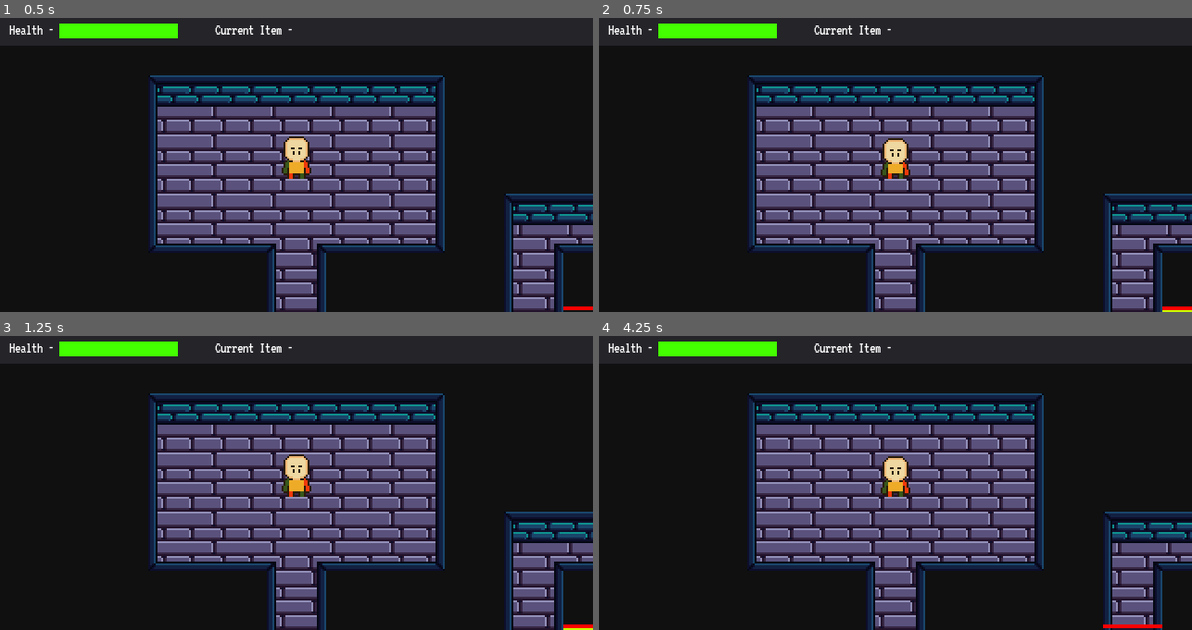
Above: before the commit, frames 1-4 (two rows, left to right).
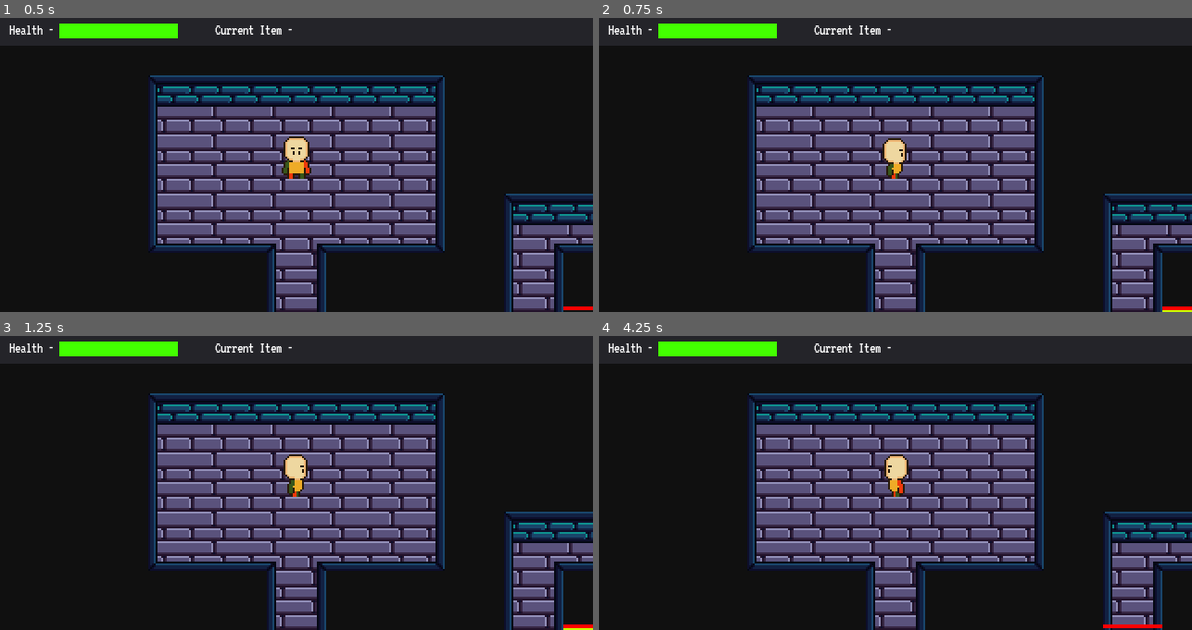
Above: after the commit, the same moments.

Repository: Nairu/CGJ-2019
Game: Godot game, scene res://Scenes/Level1.tscn
Same seed, same stepped clock (60 frames per second), same inputs: the game is played once before the commit and once after it.
Inputs:
- Up to frame 1 (0.5 s): no input
- Up to frame 2 (0.75 s): hold Right (right) from 0.53 s (still down); tap Space (space) at 0.6 s
- Up to frame 3 (1.25 s): keep holding Right (right)
- Up to frame 4 (4.25 s): release Right (right) at 1.28 s; hold Down (down) 1.28-2.03 s; tap Space (space) every 0.75 s from 1.35 to 3.6 s; hold Right (right) 2.03-2.78 s; hold Up (up) 2.78-3.53 s; tap Enter at 3.5 s; hold Left (left) from 3.53 s (still down)

Frame 1 is identical in both runs. In frame 2, 0.3% of the frame differs, in the area x 47-53%, y 40-55%; in frame 3, 0.3%; in frame 4, 0.4%.

Commit message:
Finished player animation, pushing for Niallllllll

Diff:
--- a/CGJ-2019/Player/Player.gd
+++ b/CGJ-2019/Player/Player.gd
@@ -21,9 +21,10 @@
 func _ready():
 	ui.visible = true
 
+
 func _process(delta):
-	if not tween.is_active() and $Sprite/AnimationPlayer.current_animation != "idle_down":
-		$Sprite/AnimationPlayer.play("idle-down")
+	if not tween.is_active():
+		set_idle()
 
 func _input(event):
 	var triggered_enemies = false
@@ -74,28 +75,24 @@
 		triggered_enemies = true
 		if direction != ProjectGlobals.CARDINALITY.West:
 			direction = ProjectGlobals.CARDINALITY.West
-			$Sprite.frame = 6
 		else:
 			try_move(-1, 0)
 	if event.is_action("right"):
 		triggered_enemies = true
 		if direction != ProjectGlobals.CARDINALITY.East:
 			direction = ProjectGlobals.CARDINALITY.East
-			$Sprite.frame = 18
 		else:
 			try_move(1, 0)
 	if event.is_action("up"):
 		triggered_enemies = true
 		if direction != ProjectGlobals.CARDINALITY.North:
 			direction = ProjectGlobals.CARDINALITY.North
-			$Sprite.frame = 12
 		else:
 			try_move(0, -1)
 	if event.is_action("down"):
 		triggered_enemies = true
 		if direction != ProjectGlobals.CARDINALITY.South:
 			direction = ProjectGlobals.CARDINALITY.South
-			$Sprite.frame = 24
 		else:
 			try_move(0, 1)
 
@@ -132,7 +129,7 @@
 
 		tween.interpolate_property(self, "position", position, target_position, 0.35, Tween.TRANS_LINEAR, Tween.EASE_IN_OUT)
 		tween.start()
-		$Sprite/AnimationPlayer.play("move-down")
+		set_walking()
 
 func take_damage(damage):
 	var label_instance = pop_label.instance()
@@ -170,3 +167,33 @@
 	current_health = min(max_health, current_health + damage)
 	var health_percentage = float(current_health) / float(max_health)
 	ui.set_health(health_percentage)
+
+func set_idle():
+	match direction:
+		ProjectGlobals.CARDINALITY.North:
+			if $Sprite/AnimationPlayer.current_animation != "idle-up":
+				$Sprite/AnimationPlayer.play("idle-up")
+		ProjectGlobals.CARDINALITY.South:
+			if $Sprite/AnimationPlayer.current_animation != "idle_down":
+				$Sprite/AnimationPlayer.play("idle-down")
+		ProjectGlobals.CARDINALITY.East:
+			if $Sprite/AnimationPlayer.current_animation != "idle-right":
+				$Sprite/AnimationPlayer.play("idle-right")
+		ProjectGlobals.CARDINALITY.West:
+			if $Sprite/AnimationPlayer.current_animation != "idle-left":
+				$Sprite/AnimationPlayer.play("idle-left")
+
+func set_walking():
+	match direction:
+		ProjectGlobals.CARDINALITY.North:
+			if $Sprite/AnimationPlayer.current_animation != "move-up":
+				$Sprite/AnimationPlayer.play("move-up")
+		ProjectGlobals.CARDINALITY.South:
+			if $Sprite/AnimationPlayer.current_animation != "move_down":
+				$Sprite/AnimationPlayer.play("move-down")
+		ProjectGlobals.CARDINALITY.East:
+			if $Sprite/AnimationPlayer.current_animation != "move-right":
+				$Sprite/AnimationPlayer.play("move-right")
+		ProjectGlobals.CARDINALITY.West:
+			if $Sprite/AnimationPlayer.current_animation != "move-left":
+				$Sprite/AnimationPlayer.play("move-left")
--- a/CGJ-2019/Player/Player.tscn
+++ b/CGJ-2019/Player/Player.tscn
@@ -23,6 +23,54 @@
 "values": [ 0, 1, 2, 2 ]
 }
 
+[sub_resource type="Animation" id=7]
+resource_name = "idle-left"
+length = 0.7
+tracks/0/type = "value"
+tracks/0/path = NodePath(".:frame")
+tracks/0/interp = 1
+tracks/0/loop_wrap = true
+tracks/0/imported = false
+tracks/0/enabled = true
+tracks/0/keys = {
+"times": PoolRealArray( 0, 0.2, 0.4, 0.6 ),
+"transitions": PoolRealArray( 1, 1, 1, 1 ),
+"update": 1,
+"values": [ 6, 7, 8, 9 ]
+}
+
+[sub_resource type="Animation" id=8]
+resource_name = "idle-right"
+length = 0.7
+tracks/0/type = "value"
+tracks/0/path = NodePath(".:frame")
+tracks/0/interp = 1
+tracks/0/loop_wrap = true
+tracks/0/imported = false
+tracks/0/enabled = true
+tracks/0/keys = {
+"times": PoolRealArray( 0, 0.2, 0.4, 0.6 ),
+"transitions": PoolRealArray( 1, 1, 1, 1 ),
+"update": 1,
+"values": [ 18, 19, 20, 21 ]
+}
+
+[sub_resource type="Animation" id=9]
+resource_name = "idle-up"
+length = 0.7
+tracks/0/type = "value"
+tracks/0/path = NodePath(".:frame")
+tracks/0/interp = 1
+tracks/0/loop_wrap = true
+tracks/0/imported = false
+tracks/0/enabled = true
+tracks/0/keys = {
+"times": PoolRealArray( 0, 0.2, 0.4, 0.6 ),
+"transitions": PoolRealArray( 1, 1, 1, 1 ),
+"update": 1,
+"values": [ 12, 13, 14, 15 ]
+}
+
 [sub_resource type="Animation" id=3]
 resource_name = "move-down"
 length = 0.35
@@ -39,6 +87,57 @@
 "transitions": PoolRealArray( 1, 1, 1, 1 ),
 "update": 1,
 "values": [ 26, 27, 28, 27 ]
+}
+
+[sub_resource type="Animation" id=4]
+resource_name = "move-left"
+length = 0.35
+loop = true
+tracks/0/type = "value"
+tracks/0/path = NodePath(".:frame")
+tracks/0/interp = 1
+tracks/0/loop_wrap = true
+tracks/0/imported = false
+tracks/0/enabled = true
+tracks/0/keys = {
+"times": PoolRealArray( 0, 0.1, 0.2, 0.3 ),
+"transitions": PoolRealArray( 1, 1, 1, 1 ),
+"update": 1,
+"values": [ 32, 33, 34, 32 ]
+}
+
+[sub_resource type="Animation" id=5]
+resource_name = "move-right"
+length = 0.35
+loop = true
+tracks/0/type = "value"
+tracks/0/path = NodePath(".:frame")
+tracks/0/interp = 1
+tracks/0/loop_wrap = true
+tracks/0/imported = false
+tracks/0/enabled = true
+tracks/0/keys = {
+"times": PoolRealArray( 0, 0.1, 0.2, 0.3, 1 ),
+"transitions": PoolRealArray( 1, 1, 1, 1, 1 ),
+"update": 1,
+"values": [ 44, 45, 46, 45, 40 ]
+}
+
+[sub_resource type="Animation" id=6]
+resource_name = "move-up"
+length = 0.35
+loop = true
+tracks/0/type = "value"
+tracks/0/path = NodePath(".:frame")
+tracks/0/interp = 1
+tracks/0/loop_wrap = true
+tracks/0/imported = false
+tracks/0/enabled = true
+tracks/0/keys = {
+"times": PoolRealArray( 0, 0.1, 0.2, 0.3 ),
+"transitions": PoolRealArray( 1, 1, 1, 1 ),
+"update": 1,
+"values": [ 38, 39, 40, 39 ]
 }
 
 [sub_resource type="RectangleShape2D" id=2]
@@ -54,11 +153,17 @@
 centered = false
 vframes = 8
 hframes = 6
-frame = 27
+frame = 21
 
 [node name="AnimationPlayer" type="AnimationPlayer" parent="Sprite"]
 anims/idle-down = SubResource( 1 )
+anims/idle-left = SubResource( 7 )
+anims/idle-right = SubResource( 8 )
+anims/idle-up = SubResource( 9 )
 anims/move-down = SubResource( 3 )
+anims/move-left = SubResource( 4 )
+anims/move-right = SubResource( 5 )
+anims/move-up = SubResource( 6 )
 
 [node name="Camera2D" type="Camera2D" parent="Sprite"]
 position = Vector2( 16, 16 )
Not shown: 1 places in CGJ-2019/Player/Player.tscn that only renumber resources
Binary file changed: CGJ-2019/Player/player.png
Not shown, added: CGJ-2019/Sprites/barrel.png.import
Binary file changed: CGJ-2019/Sprites/bookcase-front-floating.png
Not shown, added: CGJ-2019/Sprites/coin-pile.png.import
Not shown, added: CGJ-2019/Sprites/gem-pile.png.import
